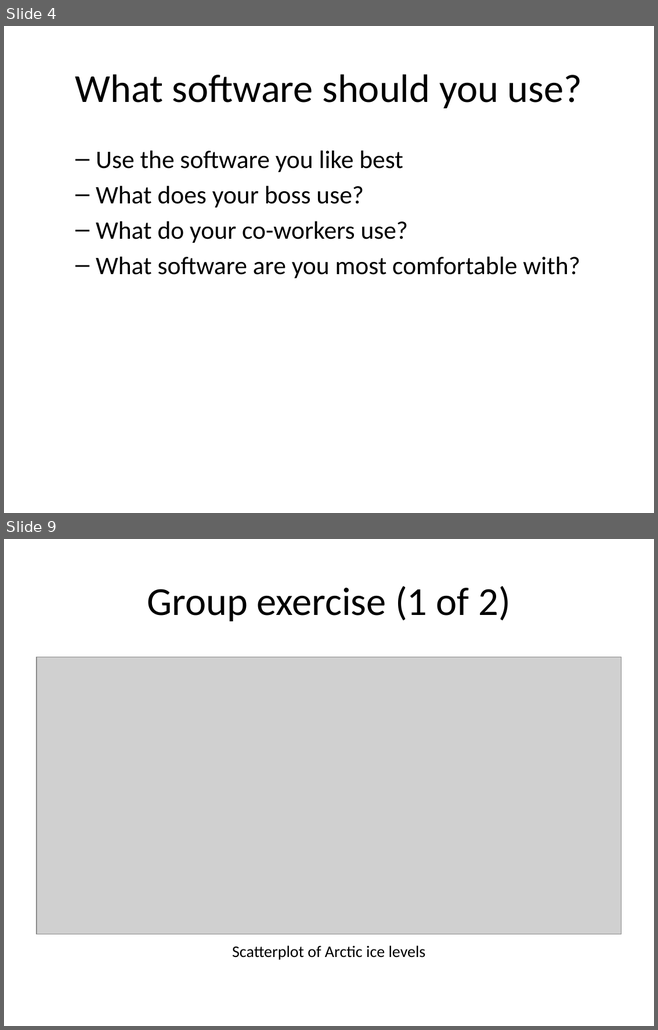
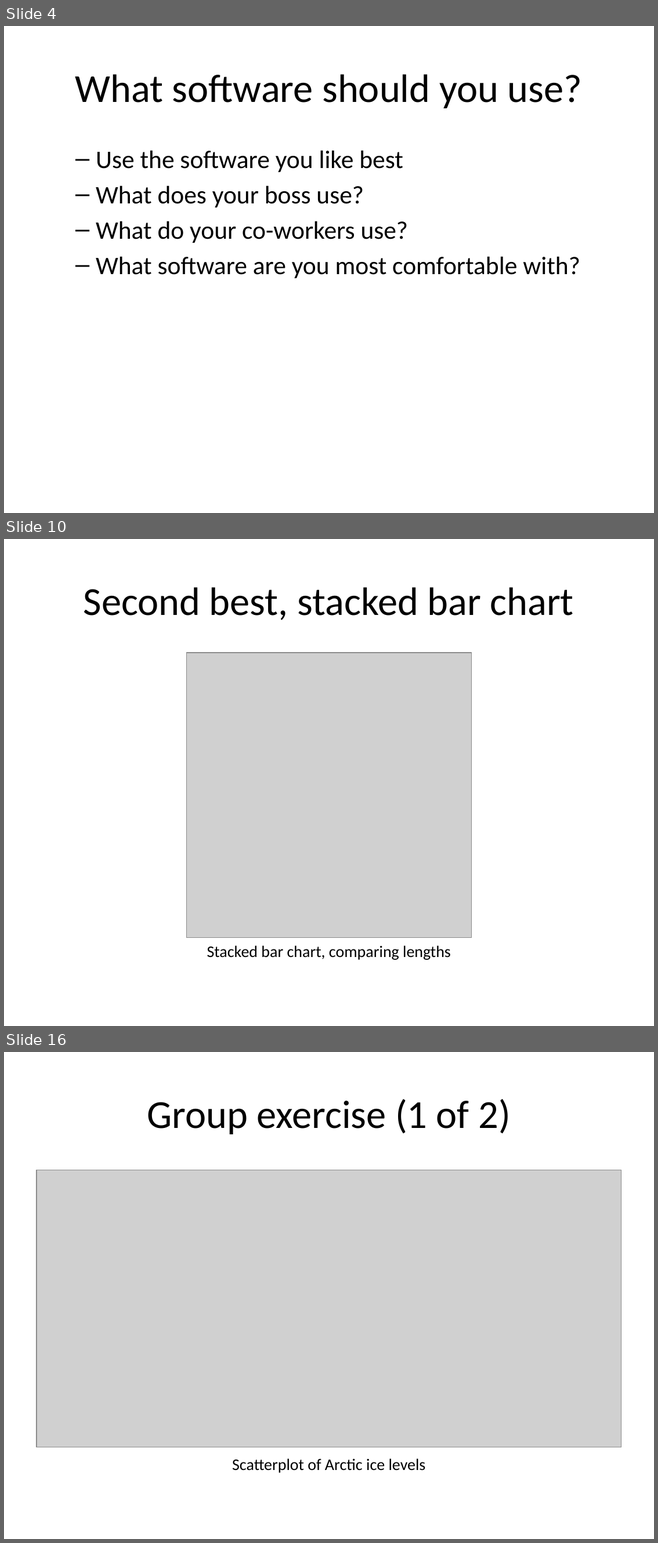
Before and after one commit to pmean/data-visualization, a slide deck: data-viz-01/src/v01-main-scatterplots.pptx. Shown one above the other, each under a label of ours: slides 4 and 9 before the commit, slides 4, 10 and 16 after it; the slides between them are not shown. The pictures are 658x1030 and 658x1543 pixels, drawn with LibreOffice and Linux fonts; fonts in the diff are those of the drawing; grey boxes stand for pictures. Boxes give left, top, right and bottom in pixels: in the first picture for what was removed or moved away, otherwise in the second. Text is boxed around its words. In the diff, an @@ line names an element or a change of style, - is before the commit and + after.

```diff
--- a/data-viz-01/src/v01-main-scatterplots.pptx
+++ b/data-viz-01/src/v01-main-scatterplots.pptx
@@ slide 10 added at (x1=4, y1=539, x2=654, y2=1026), background #FFFFFF @@
@@ title added at (x1=83, y1=587, x2=573, y2=620), 44 pt, text #000000 @@
+Second best, stacked bar chart
@@ picture added at (x1=187, y1=653, x2=471, y2=938) @@
@@ text added at (x1=207, y1=946, x2=451, y2=960), 18 pt, text #000000 @@
+Stacked bar chart, comparing lengths
@@ what was slide 9 is now slide 16 @@
```
Also in this commit, not shown: 10 other slides added, 4 slides removed, 5 other files.
